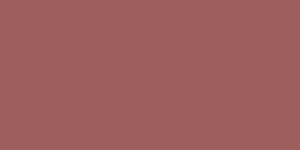
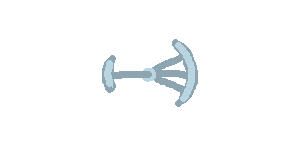
Comparing the layer stacks of the two 300px x 150px images. Changes:
hid group "Explosive" (10 layers) over [59, 5, 240, 141]
showed group "Turret" (18 layers) over [102, 23, 282, 141]
showed group "1" (1st of 2, in "Turret") (10 layers) over [102, 23, 282, 141]
added group "SmallShield" with 1 layers in group "1" over [102, 55, 155, 93]
added layer "Layer 43" in group "SmallShield" over [102, 55, 155, 93]
added group "Shield" with 1 layers in group "1" over [141, 39, 198, 107]
added layer "Layer 42" in group "Shield" over [141, 39, 198, 107]
hid "Layer 0" over [0, 0, 300, 150]
